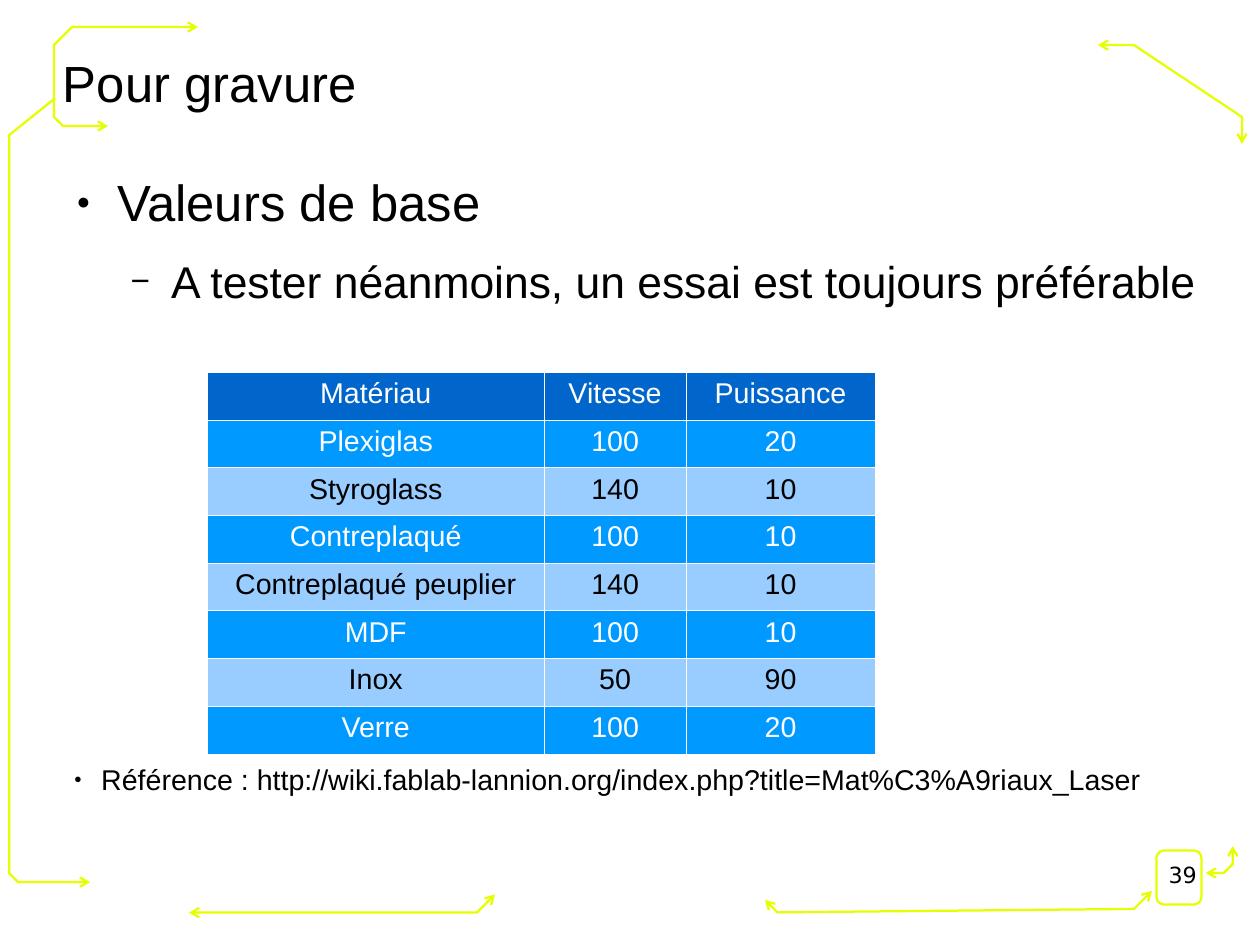
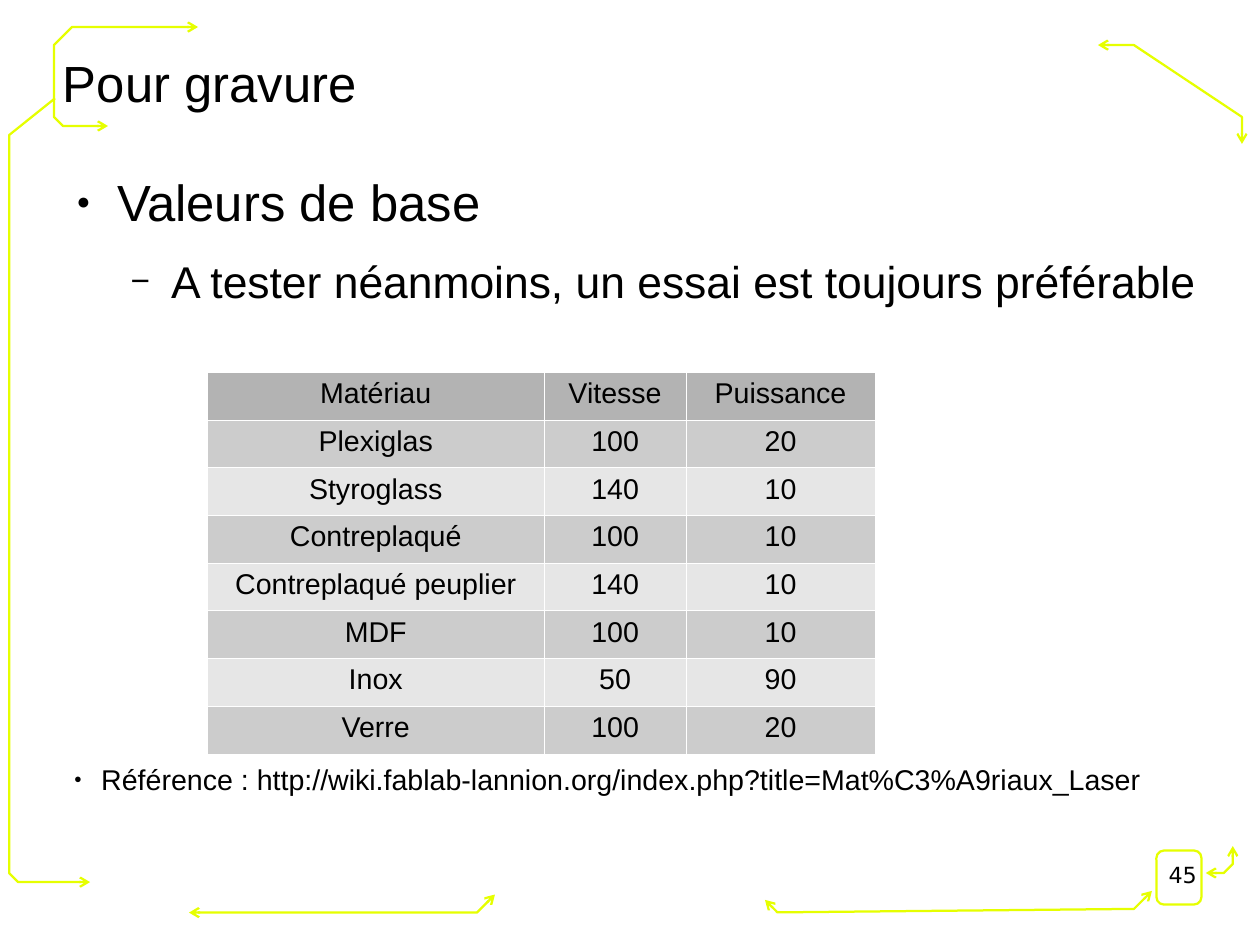
Before and after one commit to FablabLannion/Formation-Fondation-Orange, a slide deck: slide 45 of conception2D.odp (slide 39 before the commit). Drawn at 1260x945 pixels with LibreOffice and Linux fonts; fonts in the diff are those of the drawing; background and template pictures are left out. Boxes give left, top, right and bottom in pixels: in the first picture for what was removed or moved away, otherwise in the second. Text is boxed around its words. In the diff, an @@ line names an element or a change of style, - is before the commit and + after.

```diff
--- a/conception2D.odp
+++ b/conception2D.odp
@@ table at (207, 372, 875, 753) @@
@@ fill #0066CC to #B3B3B3 in row 1 @@
@@ fill #0099FF to #CCCCCC in 12 cells @@
@@ fill #99CCFF to #E6E6E6 in 9 cells @@
@@ text colour #FFFFFF to #000000 in "Matériau", "Vitesse", "Puissance", "Plexiglas" and 11 more places @@
@@ page number at (1169, 866, 1197, 884): text changed @@
-39
+45
```
Also in this commit, not shown: 6 other slides changed, 7 slides added, 1 slide removed, 2 other files.
